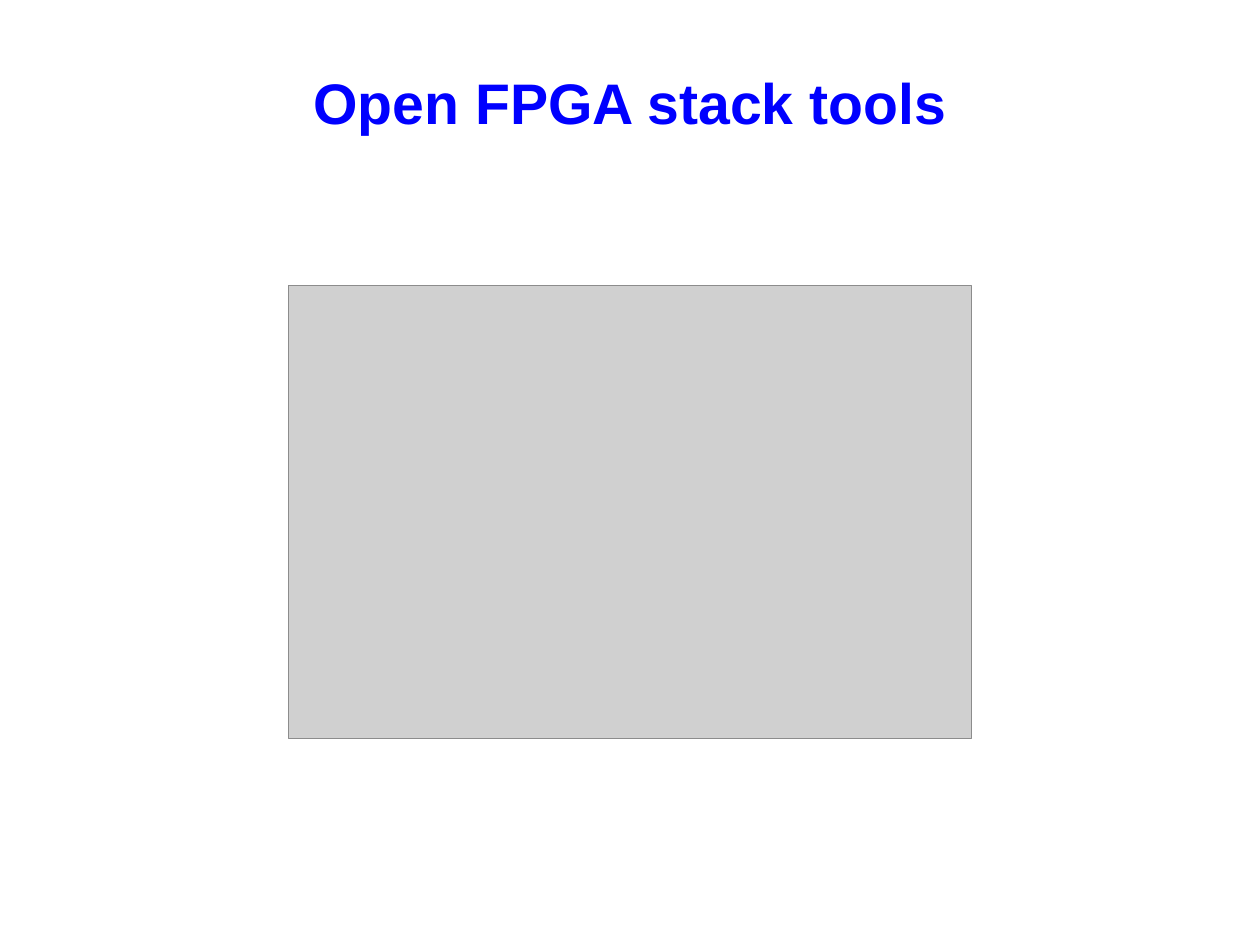
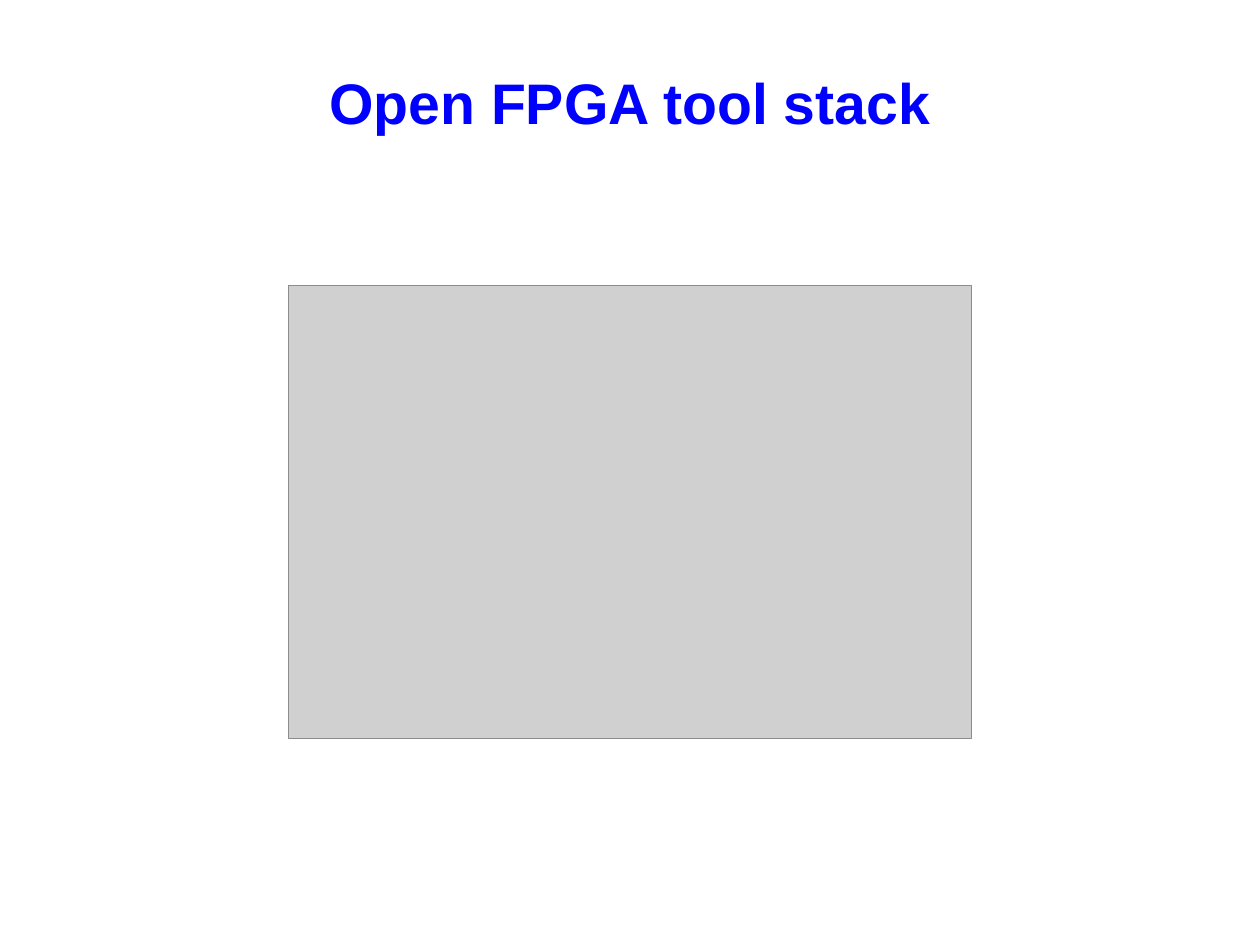
Before and after one commit to FPGAwars/workshops, a slide deck: slide 6 of 2016-12-10-OurenseMakersLab/presentation/slides.odp (slide 4 before the commit). Drawn at 1260x945 pixels with LibreOffice and Linux fonts; fonts in the diff are those of the drawing; grey boxes stand for pictures. Boxes give left, top, right and bottom in pixels: in the first picture for what was removed or moved away, otherwise in the second. Text is boxed around its words. In the diff, an @@ line names an element or a change of style, - is before the commit and + after.

```diff
--- a/2016-12-10-OurenseMakersLab/presentation/slides.odp
+++ b/2016-12-10-OurenseMakersLab/presentation/slides.odp
@@ title at [329, 82, 930, 135]: text changed @@
-Open FPGA stack tools
+Open FPGA tool stack
```
Also in this commit, not shown: 3 other slides changed, 2 slides added, 3 other files.
